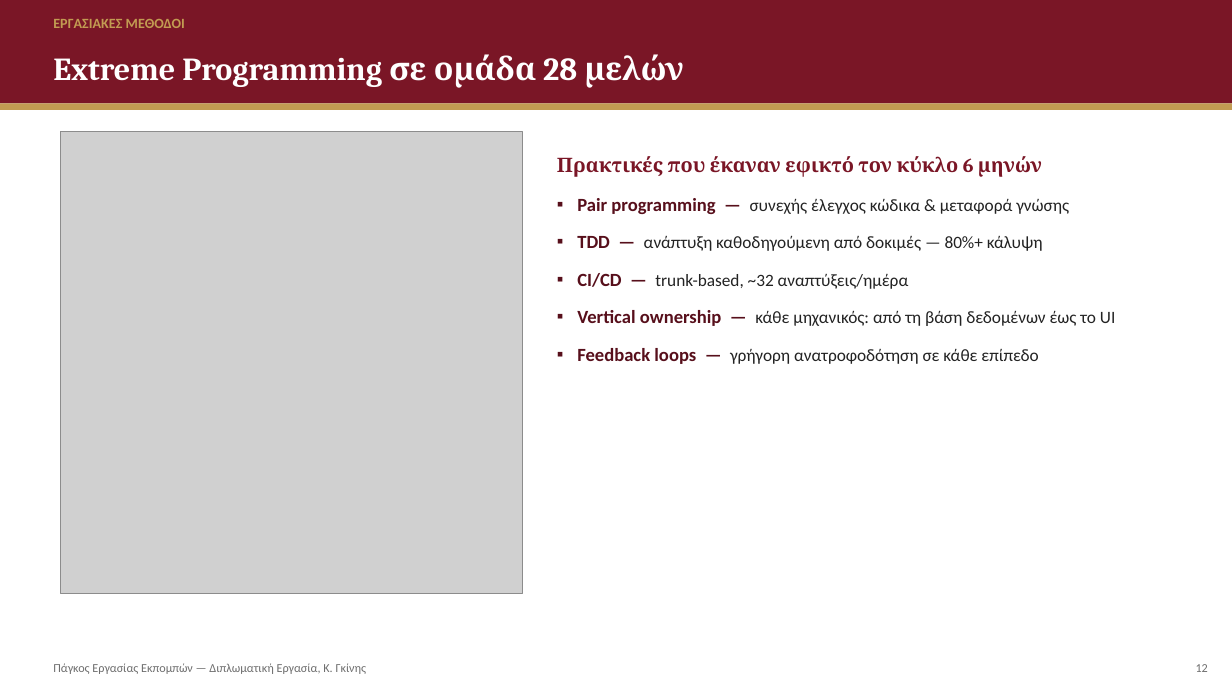
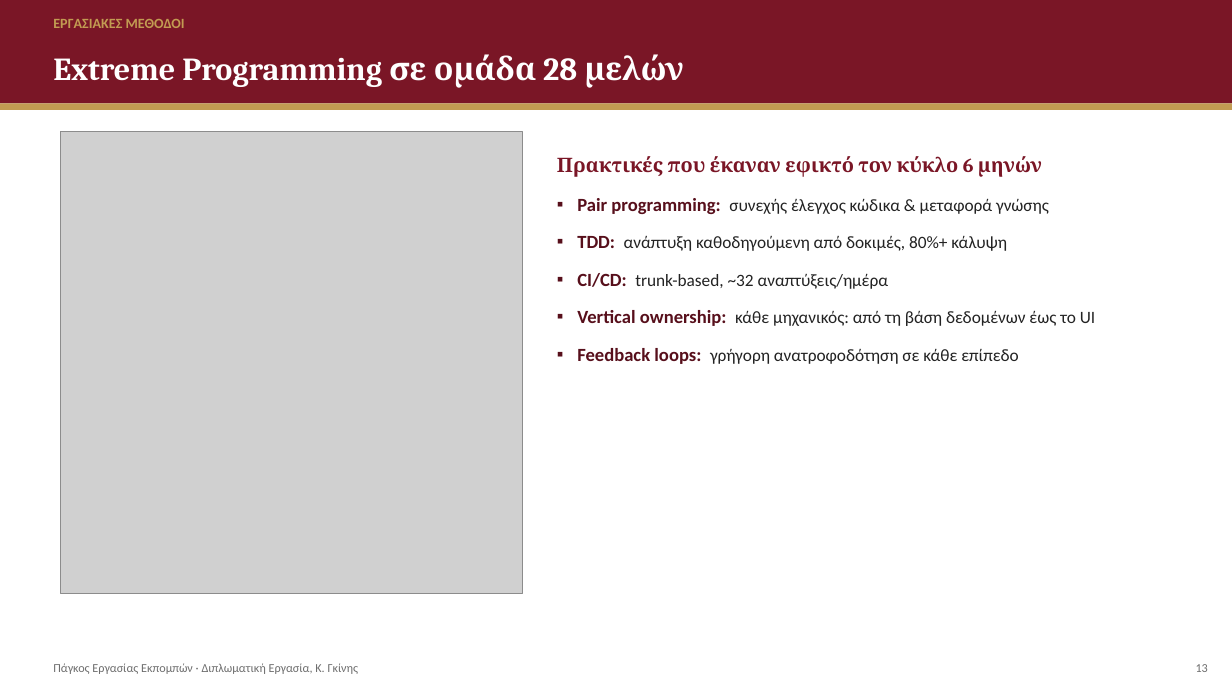
Before and after one commit to konst-gkinis/diplomatiki, a slide deck: slide 14 of presentations/defense.pptx (slide 13 before the commit). Drawn at 1232x693 pixels with LibreOffice and Linux fonts; fonts in the diff are those of the drawing; grey boxes stand for pictures. Boxes give left, top, right and bottom in pixels: in the first picture for what was removed or moved away, otherwise in the second. Text is boxed around its words. In the diff, an @@ line names an element or a change of style, - is before the commit and + after.

```diff
--- a/presentations/defense.pptx
+++ b/presentations/defense.pptx
@@ text at [577,198,1095,364]: text changed @@
-▪ Pair programming — συνεχής έλεγχος κώδικα & μεταφορά γνώσης
-▪ TDD — ανάπτυξη καθοδηγούμενη από δοκιμές — 80%+ κάλυψη
-▪ CI/CD — trunk-based, ~32 αναπτύξεις/ημέρα
-▪ Vertical ownership — κάθε μηχανικός: από τη βάση δεδομένων έως το UI
-▪ Feedback loops — γρήγορη ανατροφοδότηση σε κάθε επίπεδο
+▪ Pair programming: συνεχής έλεγχος κώδικα & μεταφορά γνώσης
+▪ TDD: ανάπτυξη καθοδηγούμενη από δοκιμές, 80%+ κάλυψη
+▪ CI/CD: trunk-based, ~32 αναπτύξεις/ημέρα
+▪ Vertical ownership: κάθε μηχανικός: από τη βάση δεδομένων έως το UI
+▪ Feedback loops: γρήγορη ανατροφοδότηση σε κάθε επίπεδο
@@ text at [53,663,359,674]: text changed @@
-Πάγκος Εργασίας Εκπομπών — Διπλωματική Εργασία, Κ. Γκίνης
+Πάγκος Εργασίας Εκπομπών · Διπλωματική Εργασία, Κ. Γκίνης
```
Also in this commit, not shown: 15 other slides changed, 1 slide added, 22 other files.
